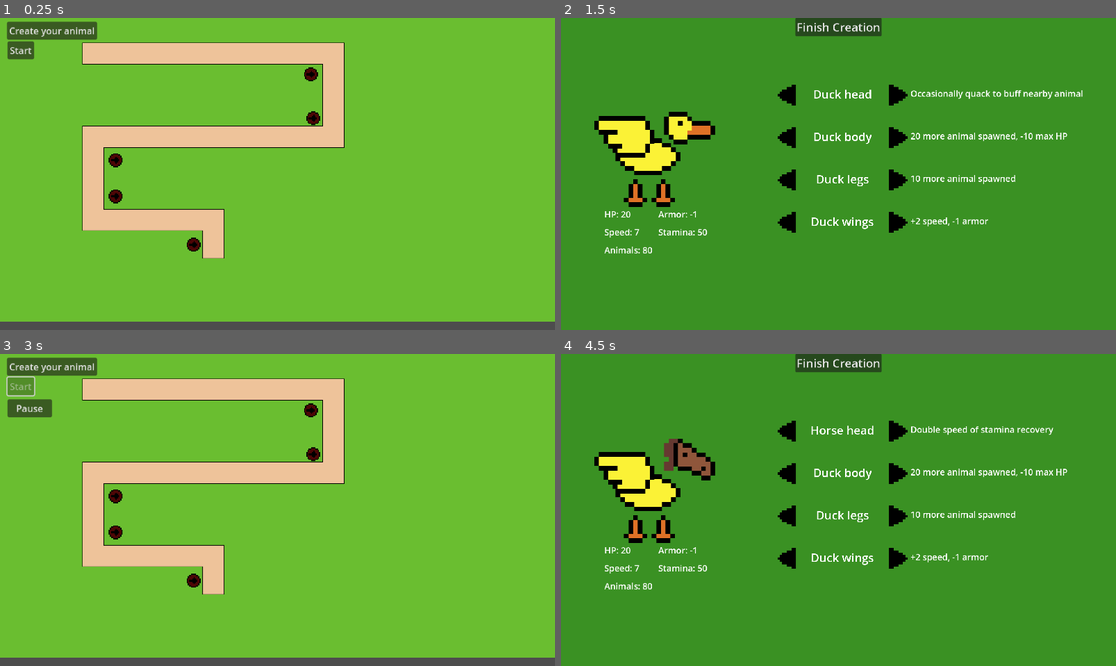
Above: before the commit, frames 1-4 (two rows, left to right).
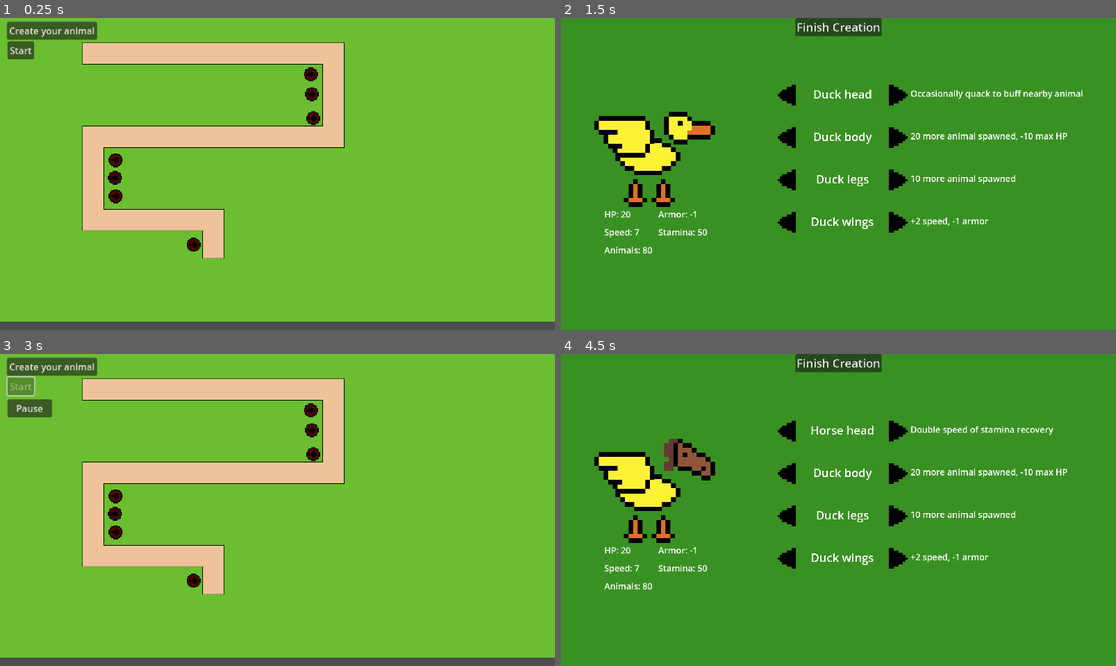
Above: after the commit, the same moments.

Repository: ShroomySquid/GameJamMtl
Game: Godot game, scene res://Scenes/Race.tscn
The game is run twice, just before and just after one commit, with the same random seed, the same clock (stepped at 60 frames per second) and the same inputs. Sound files missing from this copy of the repository are replaced by a short silence.
Inputs (mouse positions are in pixels of both pictures, inside the frame that each line leads up to):
- Up to frame 1 (0.25 s): no input
- Up to frame 2 (1.5 s): click "Start" at 0.5 s; click "Create your animal" at 1.25 s
- Up to frame 3 (3 s): click "Finish Creation" at 2 s; click "Start" at 2.75 s
- Up to frame 4 (4.5 s): click "Create your animal" at 3.5 s; click (788, 432) at 4.25 s

The runs differ from the first frame. In frame 1, 0.2% of the frame differs, in the area x 19-58%, y 22-54%; in frame 2, nothing differs; in frame 3, 0.2%; in frame 4, nothing differs.

Commit message:
made level harder

Diff:
--- a/Scenes/ActualArrow.gd
+++ b/Scenes/ActualArrow.gd
@@ -1,6 +1,6 @@
 extends CharacterBody2D
 
-const SPEED = 800.0
+const SPEED = 900.0
 const damage = 5
 var target : CharacterBody2D
 var dir : Vector2
--- a/Scenes/Race.tscn
+++ b/Scenes/Race.tscn
@@ -501,6 +501,12 @@
 [node name="Tower5" parent="TowerContainer" index="4" instance=ExtResource("4_nrbt5")]
 position = Vector2(-34, 203)
 
+[node name="Tower6" parent="TowerContainer" index="5" instance=ExtResource("4_nrbt5")]
+position = Vector2(170.5, -57.5)
+
+[node name="Tower7" parent="TowerContainer" index="6" instance=ExtResource("4_nrbt5")]
+position = Vector2(-170, 87)
+
 [node name="AnimalsContainer" type="Node2D" parent="." index="3"]
 position = Vector2(-216.5, -128.5)
 script = ExtResource("4_x2wqw")
--- a/Scenes/music.gd
+++ b/Scenes/music.gd
@@ -3,7 +3,7 @@
 func _ready():
 	pass # Replace with function body.
 
-func _process(delta):
+func _process(_delta):
 	pass
 
 func start_audio_c():
